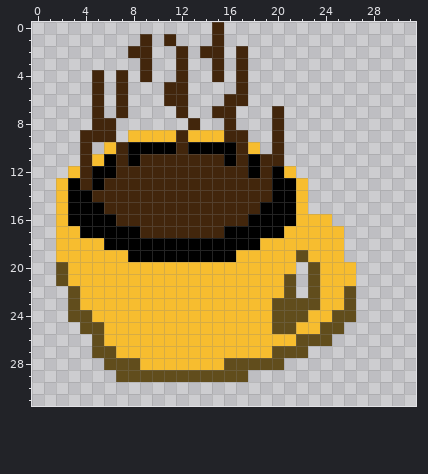
One commit to this pixel-art sprite: assets/coffee.png. The picture above is the old version.
The file is 32x32 pixels.
New version:
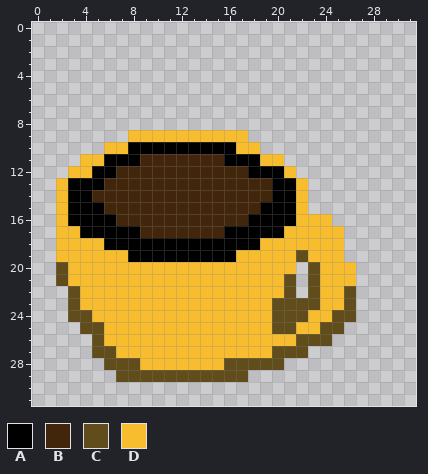
Palette (. is transparent): A #000000  B #42260c  C #614d1c  D #f7bd2f
Changes in this commit:
y 0: x 15 B -> .
y 1: x 9 B -> .; x 11 B -> .; x 15 B -> .
y 2: x 8..9 BB -> ..; x 12 B -> .; x 14..15 BB -> ..; x 17 B -> .
y 3: x 9 B -> .; x 12 B -> .; x 15 B -> .; x 17 B -> .
y 4: x 5 B -> .; x 7 B -> .; x 9 B -> .; x 12 B -> .; x 15 B -> .; x 17 B -> .
y 5: x 5 B -> .; x 7 B -> .; x 11..12 BB -> ..; x 17 B -> .
y 6: x 5 B -> .; x 7 B -> .; x 11..12 BB -> ..; x 16..17 BB -> ..
y 7: x 5 B -> .; x 7 B -> .; x 12 B -> .; x 15..16 BB -> ..; x 20 B -> .
y 8: x 5..6 BB -> ..; x 13 B -> .; x 16 B -> .; x 20 B -> .
y 9: x 4..6 BBB -> ...; x 12 B -> D; x 16..17 BB -> DD; x 20 B -> .
y 10: x 4 B -> .; x 7 B -> D; x 12 B -> A; x 17 B -> D; x 20 B -> .
y 11: x 4 B -> D; x 7 B -> A; x 17 B -> A; x 19..20 BB -> DD
y 12: x 4 B -> D; x 19 B -> A
y 13: x 4 B -> A
Boxes around the changes in both pictures, in picture pixels (x1, y1, x2, y2):
changed: (80, 22, 284, 190)
